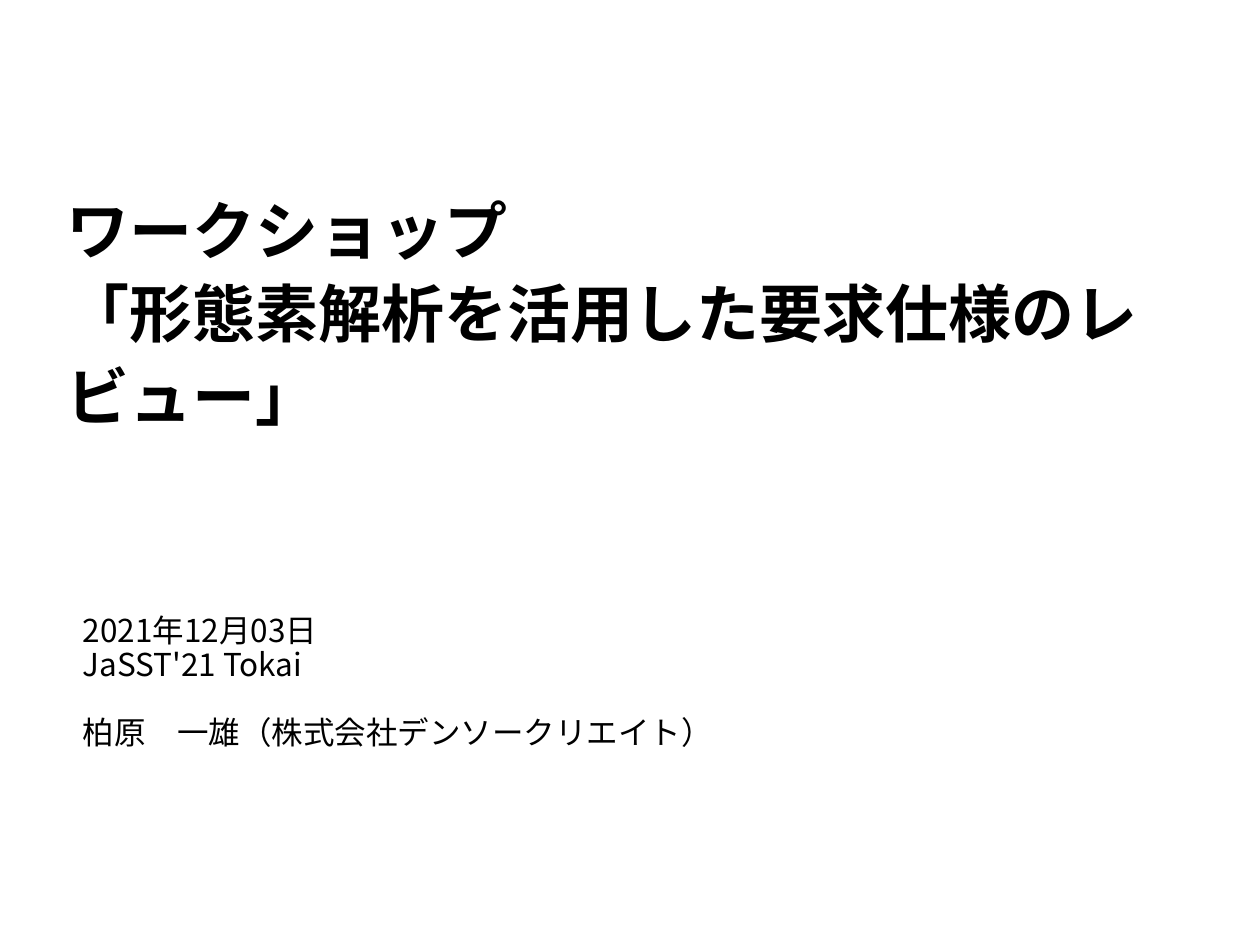
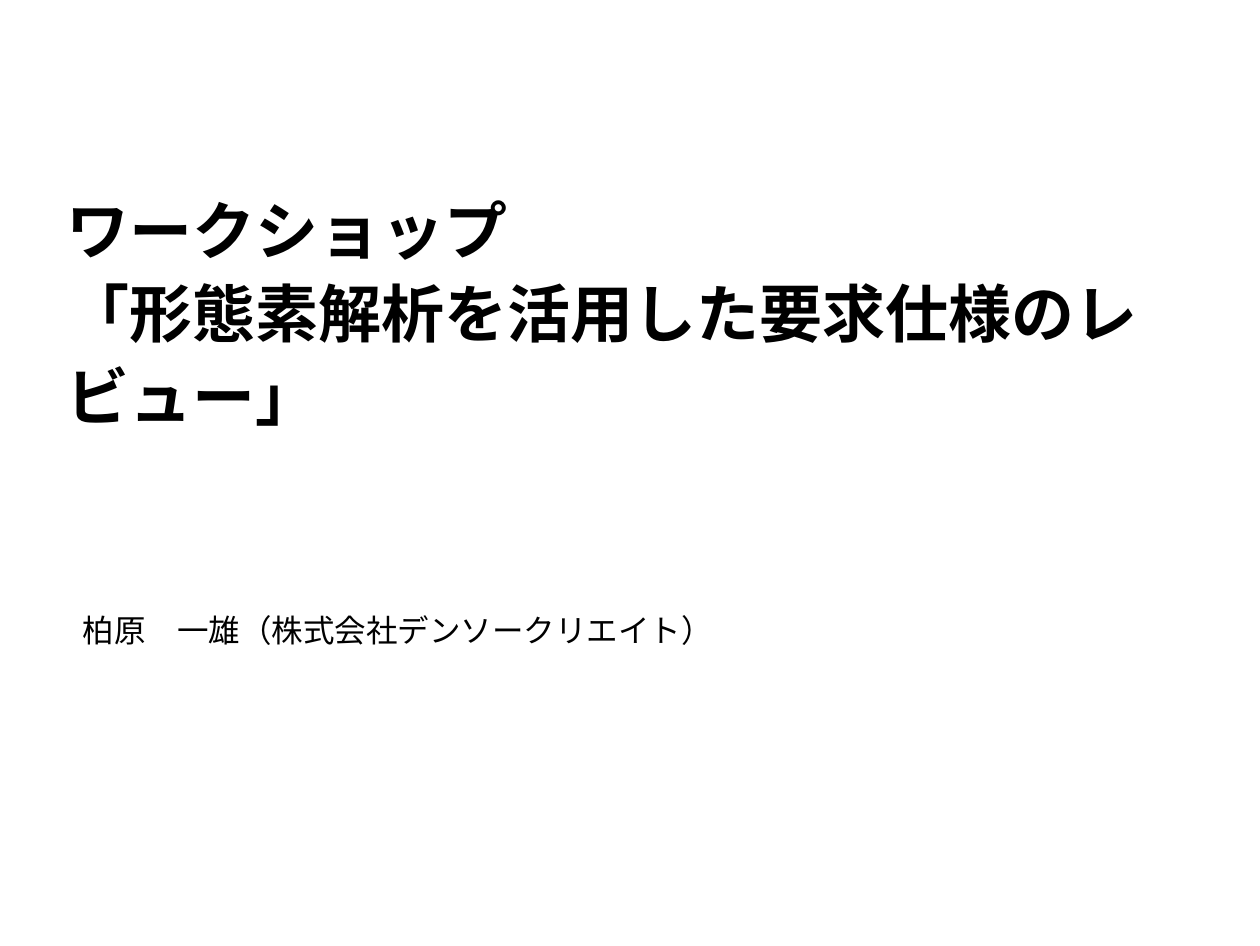
Before and after one commit to kazuo-reve/Work_MorphologicalBasedReview, a slide deck: slide 1 of 形態素ベースドレビューワークショップ.pptx. Drawn at 1260x946 pixels with LibreOffice and Linux fonts; fonts in the diff are those of the drawing. Boxes give left, top, right and bottom in pixels: in the first picture for what was removed or moved away, otherwise in the second. Text is boxed around its words. In the diff, an @@ line names an element or a change of style, - is before the commit and + after.

```diff
--- a/形態素ベースドレビューワークショップ.pptx
+++ b/形態素ベースドレビューワークショップ.pptx
@@ subtitle at [83,615,317,677]: paragraphs removed @@
-2021年12月03日
-JaSST'21 Tokai
```
Also in this commit, not shown: 19 other slides changed, 4 slides removed.
